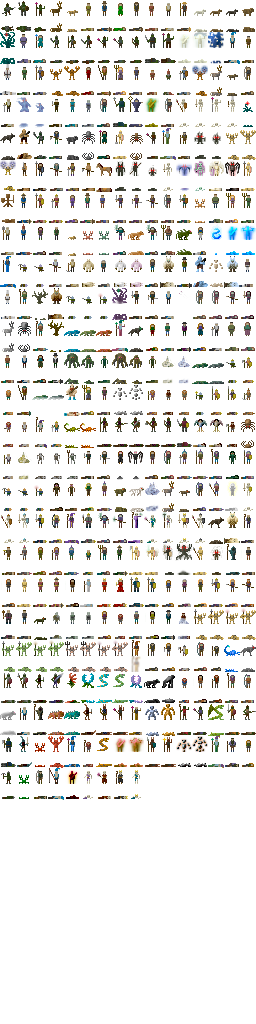
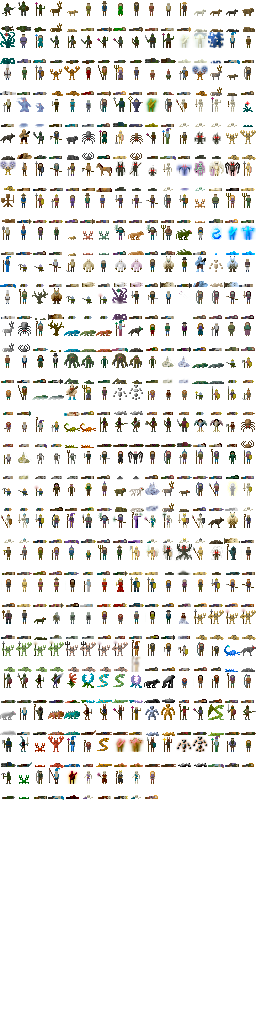
Comparing the layer stacks of the two 256x1024 images. Changes:
painted on "Background" over (x1=135, y1=770, x2=158, y2=799)
